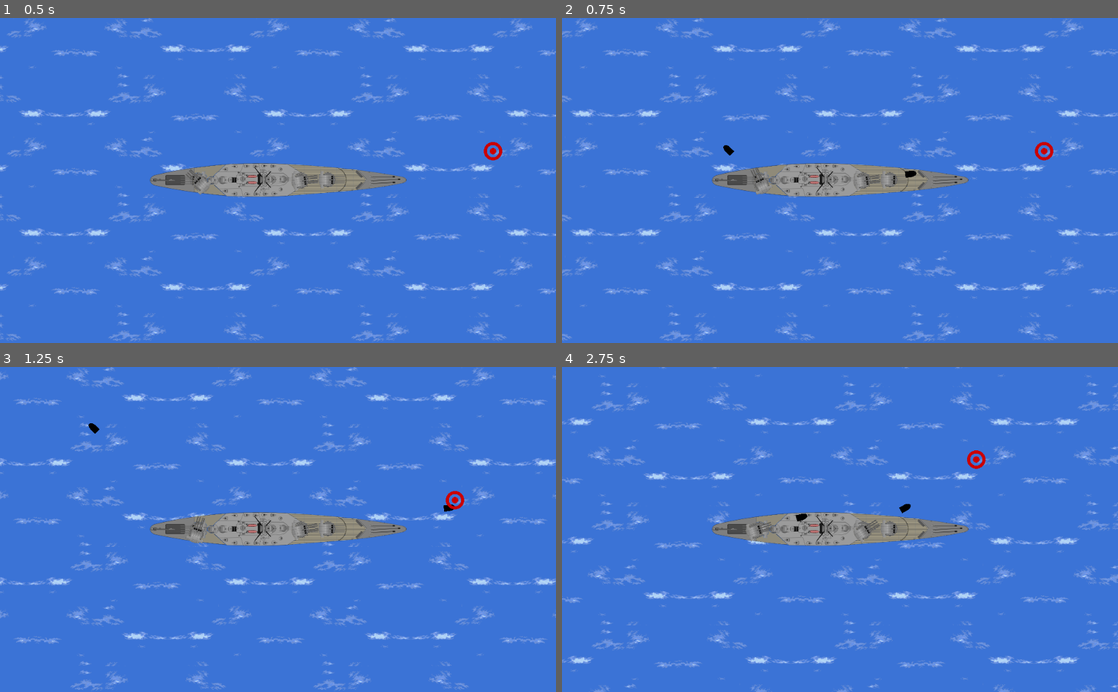
Above: before the commit, frames 1-4 (two rows, left to right).
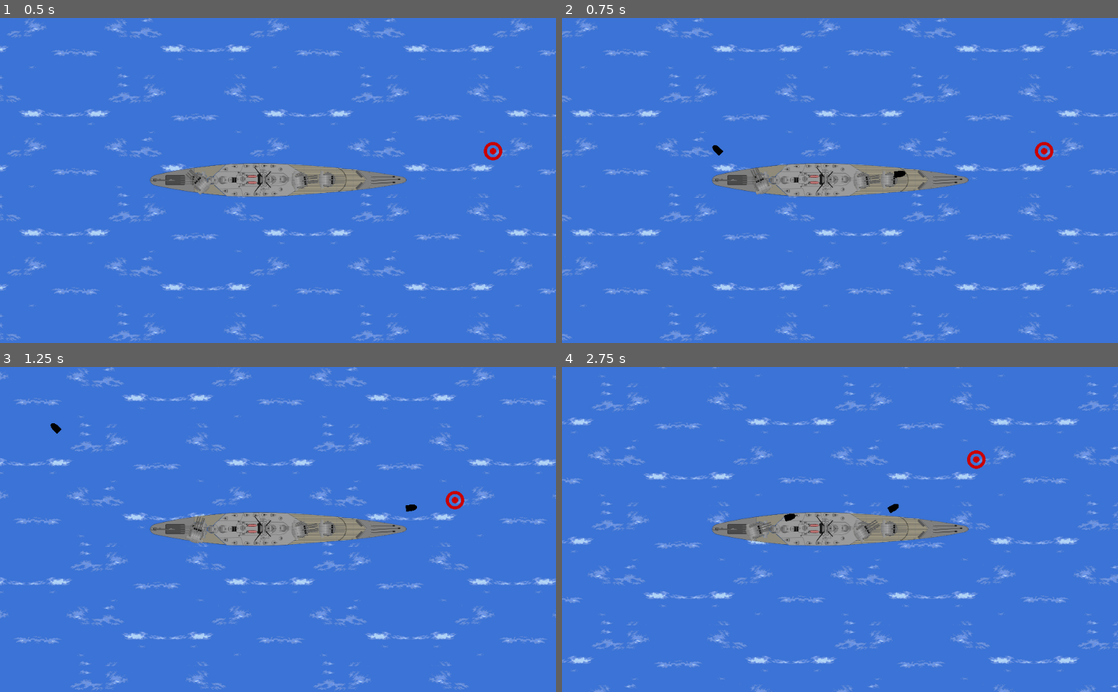
Above: after the commit, the same moments.

Repository: qsollet/2d-naval-combat
Game: Godot game, scene res://main.tscn
Same seed, same stepped clock (60 frames per second), same inputs: the game is played once before the commit and once after it.
Inputs:
- Up to frame 1 (0.5 s): no input
- Up to frame 2 (0.75 s): tap Enter (ui_accept) at 0.5 s; hold Right (ui_right) from 0.53 s (still down); hold Enter (ui_accept) from 0.53 s (still down)
- Up to frame 3 (1.25 s): keep holding Right (ui_right); keep holding Enter (ui_accept)
- Up to frame 4 (2.75 s): release Right (ui_right) at 1.28 s; release Enter (ui_accept) at 1.28 s; hold Down (ui_down) 1.28-2.03 s; tap Enter (ui_accept) at 1.35, 1.52, 1.82 s; hold Right (ui_right) from 2.03 s (still down); hold Enter (ui_accept) from 2.03 s (still down)

Frame 1 is identical in both runs. In frame 2, 0.2% of the frame differs, in the area x 27-64%, y 39-50%; in frame 3, 0.1%; in frame 4, 0.2%, in the area x 39-63%, y 42-48%.

Commit message:
fixed shell spawning

Diff:
--- a/turret.gd
+++ b/turret.gd
@@ -32,9 +32,8 @@
 func shoot():
 	if target and can_shoot:
 		var b = Shell.instance()
-		b.start(position, rotation)
-		#get_tree().get_root().add_child(b)
-		get_parent().add_child(b)
+		b.start(global_position, global_rotation)
+		get_tree().get_root().add_child(b)
 		can_shoot = false
 		$ShootTimer.start()
 
